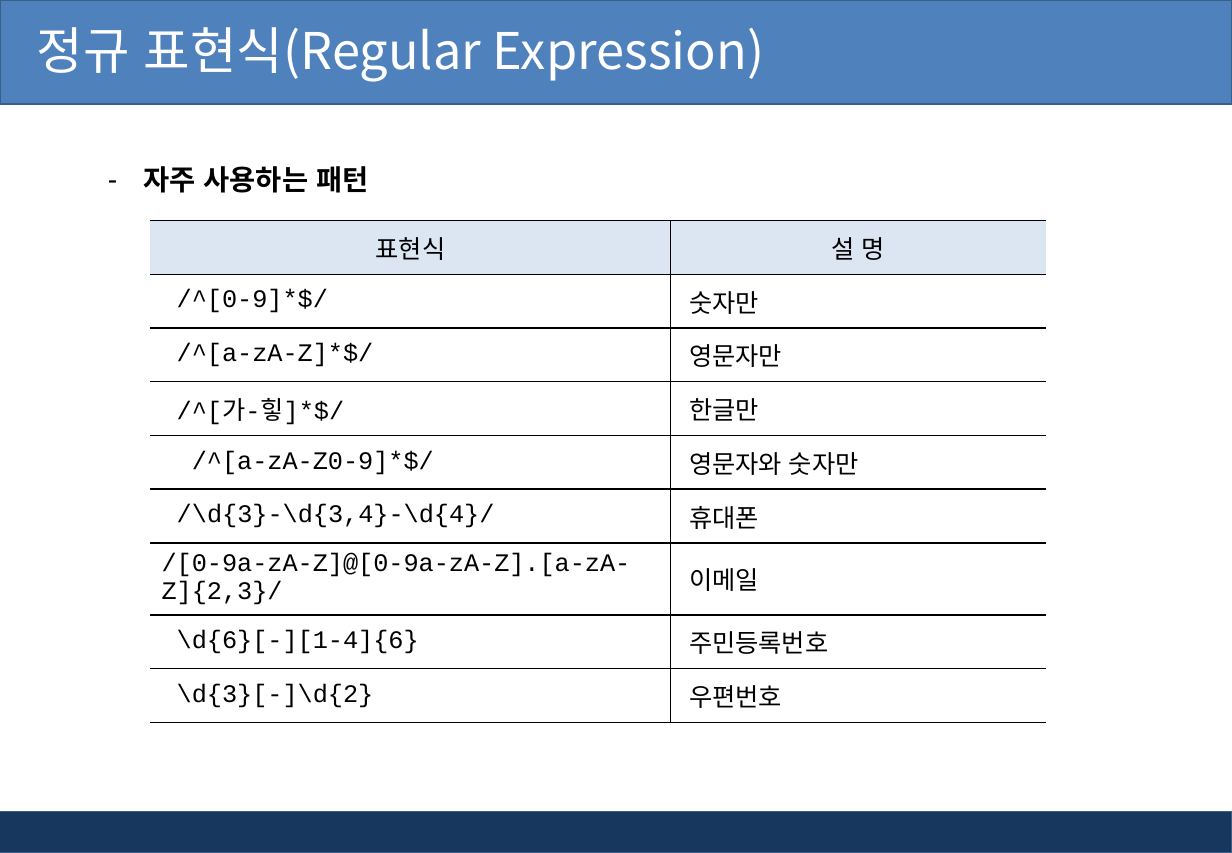
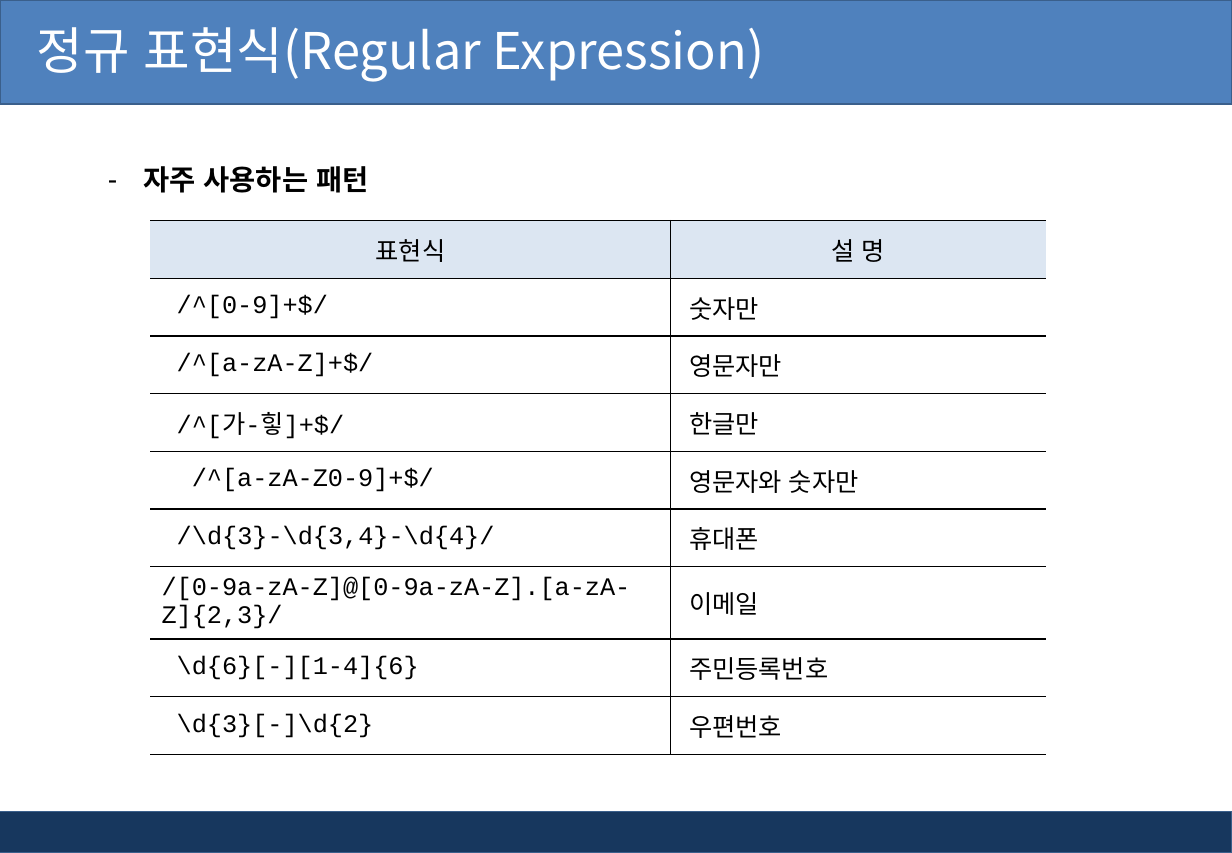
Before and after one commit to pshho/ngreen_project, a slide deck: slide 24 of jspWorks/자료/jsp_ppt/6장. jsp 유효성검사와 정규표현식.pptx. Drawn at 1232x853 pixels with LibreOffice and Linux fonts; fonts in the diff are those of the drawing; background and template pictures are left out. Boxes give left, top, right and bottom in pixels: in the first picture for what was removed or moved away, otherwise in the second. Text is boxed around its words. In the diff, an @@ line names an element or a change of style, - is before the commit and + after.

```diff
--- a/jspWorks/자료/jsp_ppt/6장. jsp 유효성검사와 정규표현식.pptx
+++ b/jspWorks/자료/jsp_ppt/6장. jsp 유효성검사와 정규표현식.pptx
@@ table at (150,221,1047,742) @@
-row 2, column 1: /^[0-9]*$/
+row 2, column 1: /^[0-9]+$/
-row 3, column 1: /^[a-zA-Z]*$/
+row 3, column 1: /^[a-zA-Z]+$/
-row 4, column 1: /^[가-힣]*$/
+row 4, column 1: /^[가-힣]+$/
-row 5, column 1: /^[a-zA-Z0-9]*$/
+row 5, column 1: /^[a-zA-Z0-9]+$/
```
Also in this commit, not shown: 7 other slides changed, 39 other files.
